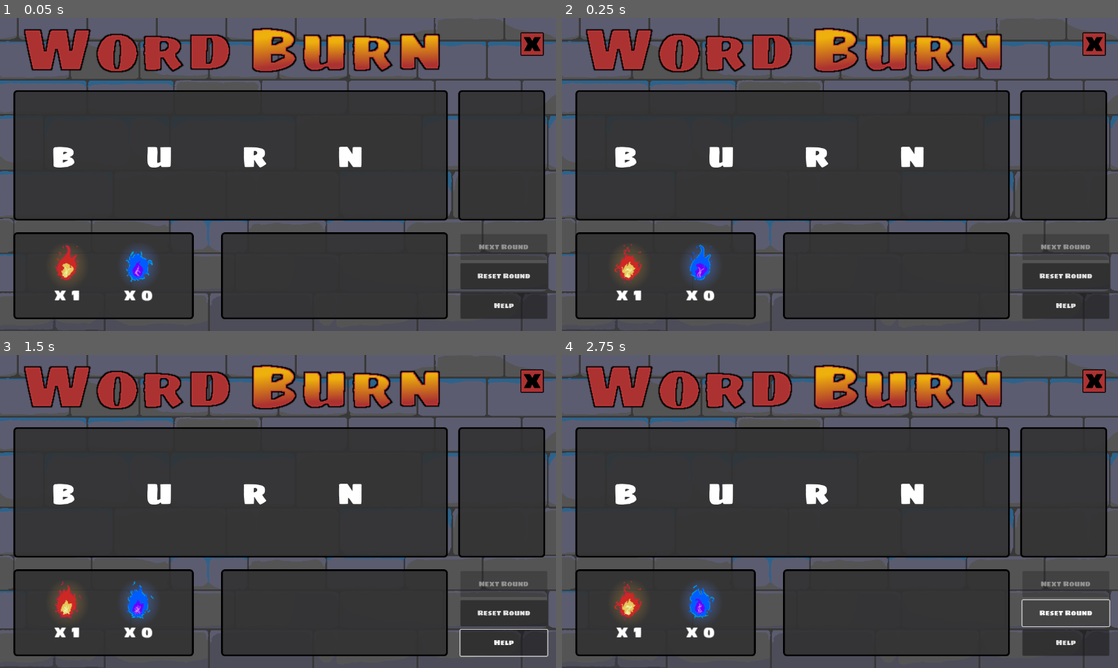
Above: before the commit, frames 1-4 (two rows, left to right).
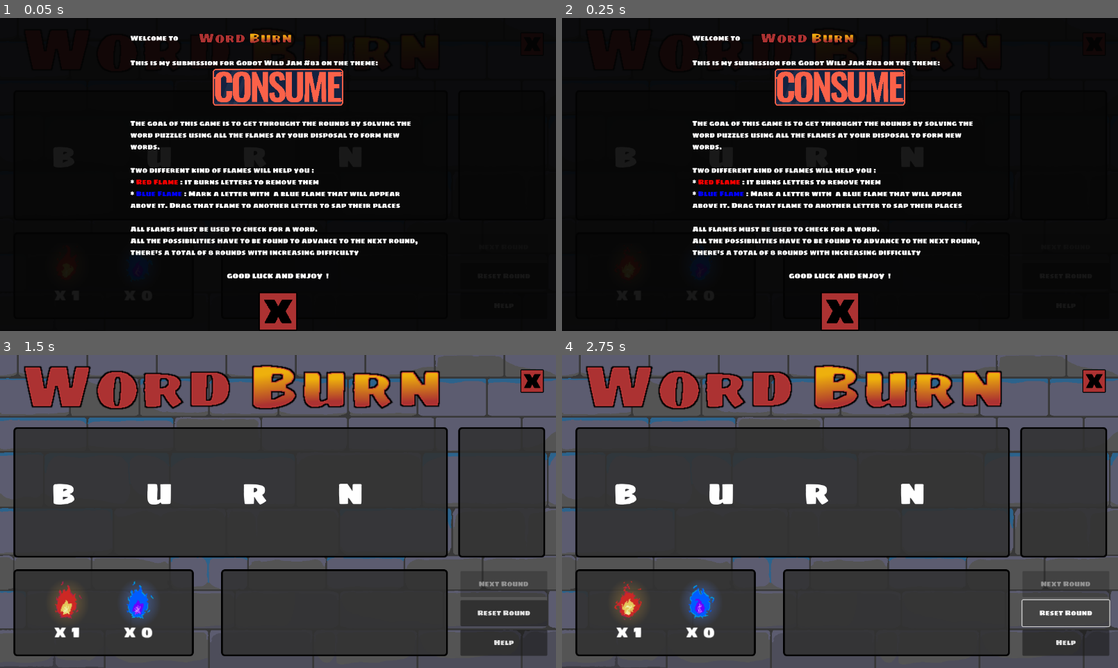
Above: after the commit, the same moments.

Repository: Nono-M/GodotWildJam_83
Game: Godot game, scene res://fallup-games.tscn
The game is run twice, just before and just after one commit, with the same random seed, the same clock (stepped at 60 frames per second) and the same inputs. Video files are missing from this copy of the repository; at most half a second of black plays in their place.
Inputs (mouse positions are in pixels of both pictures, inside the frame that each line leads up to):
- Up to frame 1 (0.05 s): no input
- Up to frame 2 (0.25 s): no input
- Up to frame 3 (1.5 s): click "Help" at 0.5 s; click (278, 649) at 1.27 s
- Up to frame 4 (2.75 s): click "Reset Round" at 2 s

The runs differ from the first frame. In frame 1, 96% of the frame differs, in the area x 0-100%, y 0-100%; in frame 2, 96%; in frame 3, 0.1%; in frame 4, nothing differs.

Commit message:
Added help menu

Diff:
--- /dev/null
+++ b/help_container.tscn
@@ -0,0 +1,45 @@
+[gd_scene load_steps=3 format=3 uid="uid://dqdrd3n4sctvu"]
+
+[ext_resource type="Texture2D" uid="uid://d26niol4iv3d5" path="res://assets/button_quit.png" id="1_kpxol"]
+[ext_resource type="Texture2D" uid="uid://mgp0uwnrvh3o" path="res://assets/button_hover_quit.png" id="2_xahdb"]
+
+[node name="HelpContainer" type="PanelContainer"]
+offset_right = 1280.0
+offset_bottom = 720.0
+
+[node name="HelpBackground" type="ColorRect" parent="."]
+layout_mode = 2
+color = Color(0, 0, 0, 0.788235)
+
+[node name="MarginContainer" type="MarginContainer" parent="."]
+layout_mode = 2
+theme_override_constants/margin_left = 300
+theme_override_constants/margin_top = 30
+theme_override_constants/margin_right = 300
+
+[node name="Help" type="RichTextLabel" parent="MarginContainer"]
+layout_mode = 2
+bbcode_enabled = true
+text = "Welcome to [img=300]res://assets/title.png[/img]
+
+This is my submission for Godot Wild Jam #83 on the theme:
+[center][img=300]res://assets/GWJ-83-Consume.png[/img][/center]
+
+The goal of this game is to get throught the rounds by solving the word puzzles using all the flames at your disposal to form new words.
+
+Two different kind of flames will help you :
+* [color=red]Red Flame[/color] : it burns letters to remove them
+* [color=blue]Blue Flame[/color] : Mark a letter with  a blue flame that will appear above it. Drag that flame to another letter to sap their places
+
+All flames must be used to check for a word.
+All the possibilities have to be found to advance to the next round,
+There's a total of 8 rounds with increasing difficulty
+
+[center]GOOD LUCK AND ENJOY  ![/center]"
+
+[node name="TextureButton" type="TextureButton" parent="MarginContainer"]
+layout_mode = 2
+size_flags_horizontal = 4
+size_flags_vertical = 8
+texture_normal = ExtResource("1_kpxol")
+texture_hover = ExtResource("2_xahdb")
--- a/interface.tscn
+++ b/interface.tscn
@@ -6,6 +6,7 @@
 [ext_resource type="FontFile" uid="uid://dkgjvlcpb2eh" path="res://assets/SigmarOne-Regular.ttf" id="3_hp27r"]
 [ext_resource type="Texture2D" uid="uid://d26niol4iv3d5" path="res://assets/button_quit.png" id="5_e55gs"]
 [ext_resource type="Texture2D" uid="uid://mgp0uwnrvh3o" path="res://assets/button_hover_quit.png" id="6_sekti"]
+[ext_resource type="PackedScene" uid="uid://dqdrd3n4sctvu" path="res://help_container.tscn" id="7_cusbs"]
 
 [node name="Interface" type="Control"]
 layout_mode = 3
@@ -87,9 +88,19 @@
 offset_right = 1288.0
 offset_bottom = 123.0
 scale = Vector2(0.6, 0.6)
+tooltip_text = "Quit"
 texture_normal = ExtResource("5_e55gs")
 texture_hover = ExtResource("6_sekti")
 
+[node name="HelpContainer" parent="." instance=ExtResource("7_cusbs")]
+z_index = 50
+z_as_relative = false
+layout_mode = 0
+
 [connection signal="pressed" from="NextRoundButton" to="." method="_on_next_round_button_pressed"]
 [connection signal="pressed" from="ResetRoundButton" to="." method="_on_reset_round_button_pressed"]
+[connection signal="pressed" from="HelpButton" to="." method="_on_help_button_pressed"]
 [connection signal="pressed" from="QuitButton" to="." method="_on_quit_button_pressed"]
+[connection signal="pressed" from="HelpContainer/MarginContainer/TextureButton" to="." method="_on_texture_button_pressed"]
+
+[editable path="HelpContainer"]
--- a/scripts/interface.gd
+++ b/scripts/interface.gd
@@ -19,3 +19,11 @@
 
 func _on_quit_button_pressed():
 	get_tree().quit()
+
+
+func _on_texture_button_pressed():
+	$HelpContainer.visible = false
+
+
+func _on_help_button_pressed():
+	$HelpContainer.visible = true
Not shown: 1 places in interface.tscn that only renumber resources
